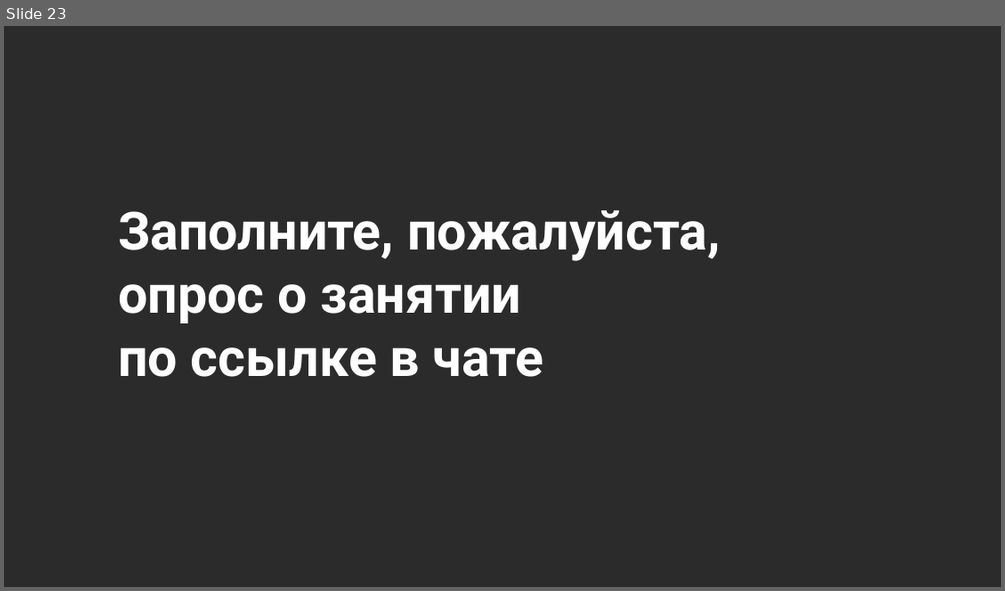
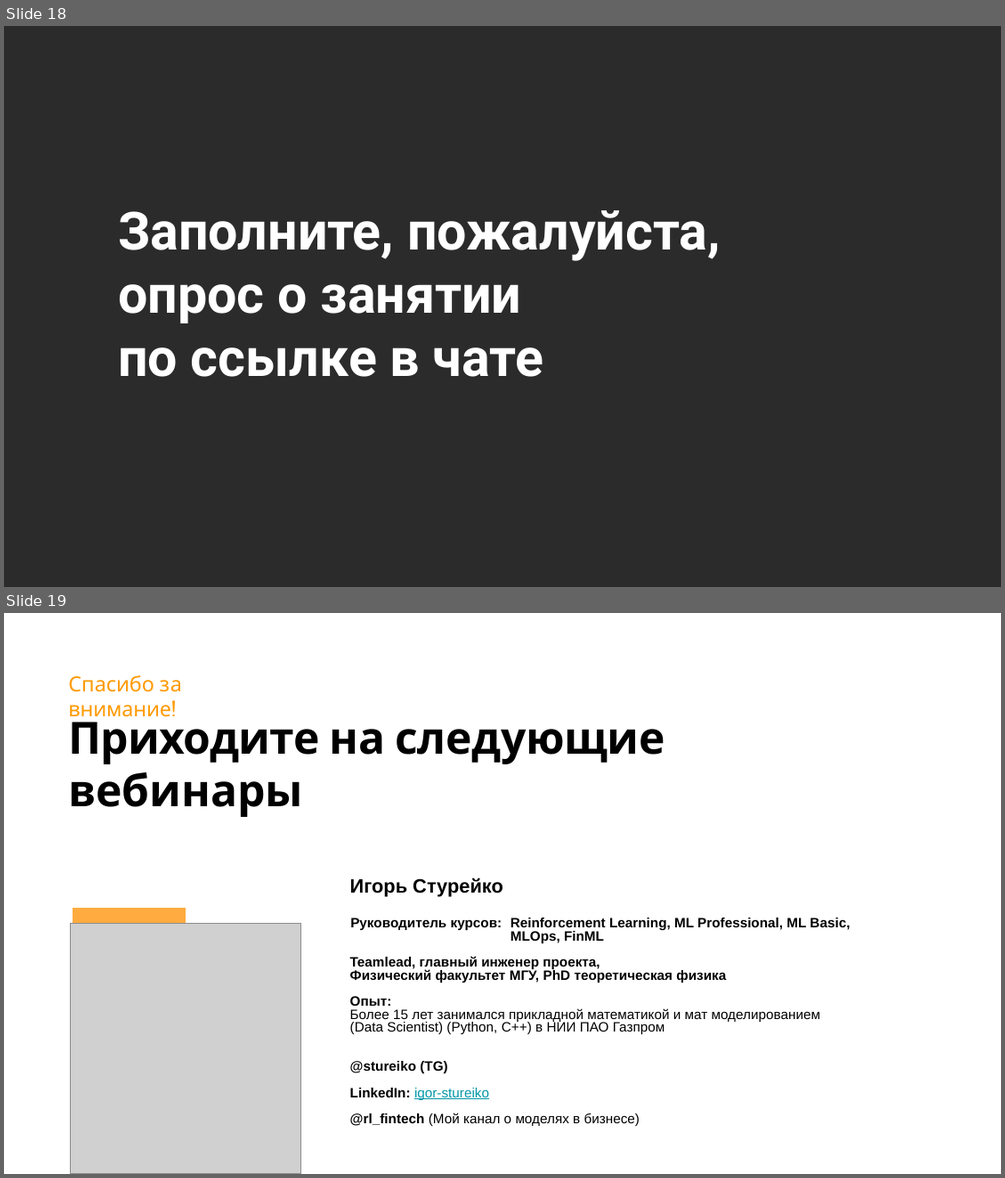
Before and after one commit to stureiko/Otus_lectures, a slide deck: FinML/32 - Real_data/Presentation/Работа с реальными данными и создание ML - моделей для проекта.pptx. Shown one above the other, each under a label of ours: slide 23 before the commit, slides 18 and 19 after it. The pictures are 1005x591 and 1005x1178 pixels, drawn with LibreOffice and Linux fonts; fonts in the diff are those of the drawing; grey boxes stand for pictures; background and template pictures are left out; a plain dark background stands for a picture behind light text. Boxes give left, top, right and bottom in pixels: in the first picture for what was removed or moved away, otherwise in the second. Text is boxed around its words. In the diff, an @@ line names an element or a change of style, - is before the commit and + after.

```diff
--- a/FinML/32 - Real_data/Presentation/Работа с реальными данными и создание ML - моделей для проекта.pptx
+++ b/FinML/32 - Real_data/Presentation/Работа с реальными данными и создание ML - моделей для проекта.pptx
@@ slide 19 added at (x1=4, y1=613, x2=1001, y2=1174), background picture (left out) @@
@@ title added at (x1=68, y1=675, x2=182, y2=722), 15 pt, text #FF9900 @@
+Спасибо за внимание!
@@ text added at (x1=68, y1=712, x2=665, y2=817), 32 pt, text #000000, bold @@
+Приходите на следующие вебинары
@@ text added at (x1=350, y1=877, x2=503, y2=897), 14 pt, text #000000, bold @@
+Игорь Стурейко
@@ picture added at (x1=70, y1=923, x2=300, y2=1173) @@
@@ freeform shape added at (x1=73, y1=908, x2=186, y2=1125), fill #FFAB40 @@
@@ text added at (x1=350, y1=917, x2=850, y2=1126), 9.8 pt, text #000000, bold @@
+Руководитель курсов: Reinforcement Learning, ML Professional, ML Basic,
+MLOps, FinML
+Teamlead, главный инженер проекта,
+Физический факультет МГУ, PhD теоретическая физика
+Опыт:
+Более 15 лет занимался прикладной математикой и мат моделированием
+(Data Scientist) (Python, С++) в НИИ ПАО Газпром
+@stureiko (TG)
+LinkedIn: igor-stureiko
+@rl_fintech (Мой канал о моделях в бизнесе)
@@ what was slide 23 is now slide 18 @@
```
Also in this commit, not shown: 7 slides changed, 1 other slide added, 7 slides removed, 5 other files.
